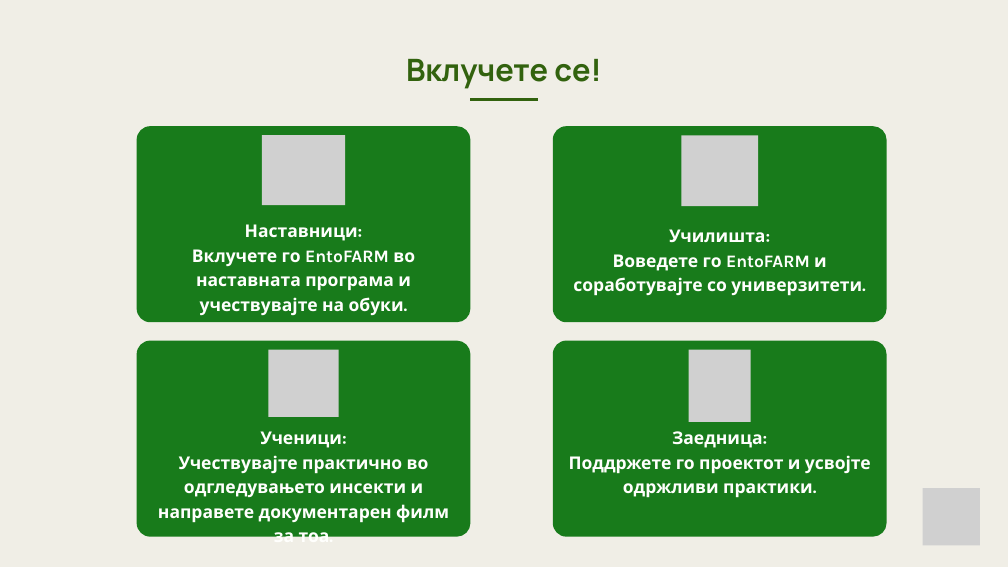
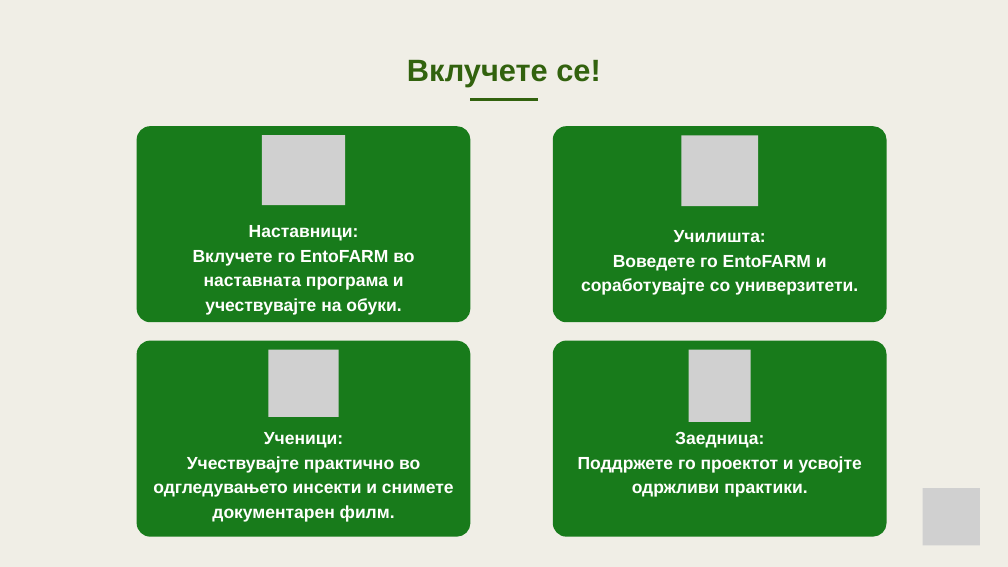
Before and after one commit to fraudline/entofarm, a slide deck: slide 6 of promo/presentation/EntoFARM_presentation_MK.pptx. Drawn at 1008x567 pixels with LibreOffice and Linux fonts; fonts in the diff are those of the drawing; grey boxes stand for pictures. Boxes give left, top, right and bottom in pixels: in the first picture for what was removed or moved away, otherwise in the second. Text is boxed around its words. In the diff, an @@ line names an element or a change of style, - is before the commit and + after.

```diff
--- a/promo/presentation/EntoFARM_presentation_MK.pptx
+++ b/promo/presentation/EntoFARM_presentation_MK.pptx
@@ text "Вклучете се!" at <box>407,59,600,86</box>: font Manrope to Arial @@
@@ text at <box>264,432,343,448</box>: font Karla to Arial in "Ученици:" @@
@@ font Karla to Arial in 3 elements at <box>581,230,858,295</box>, <box>193,225,414,315</box>, <box>578,431,862,497</box> @@
@@ text at <box>153,456,454,522</box>: text changed; font Karla to Arial @@
-Учествувајте практично во одгледувањето инсекти и направете документарен филм за тоа.
+Учествувајте практично во одгледувањето инсекти и снимете документарен филм.
```
Also in this commit, not shown: 6 other slides changed, 1 other file.
